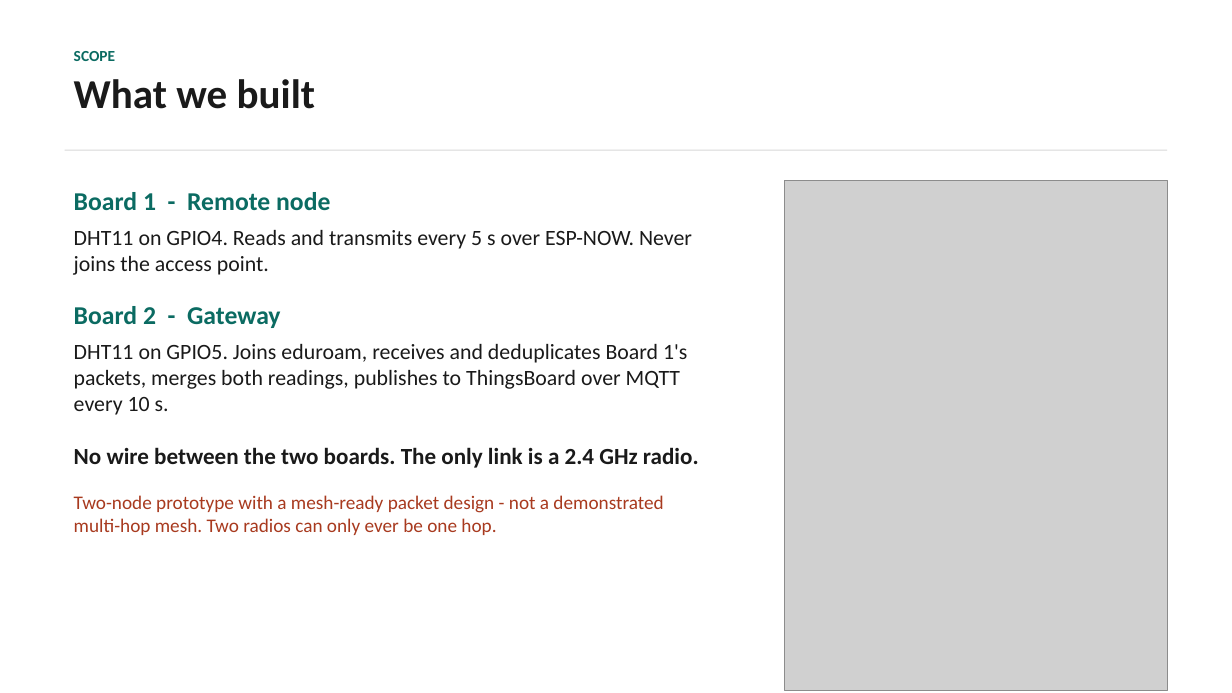
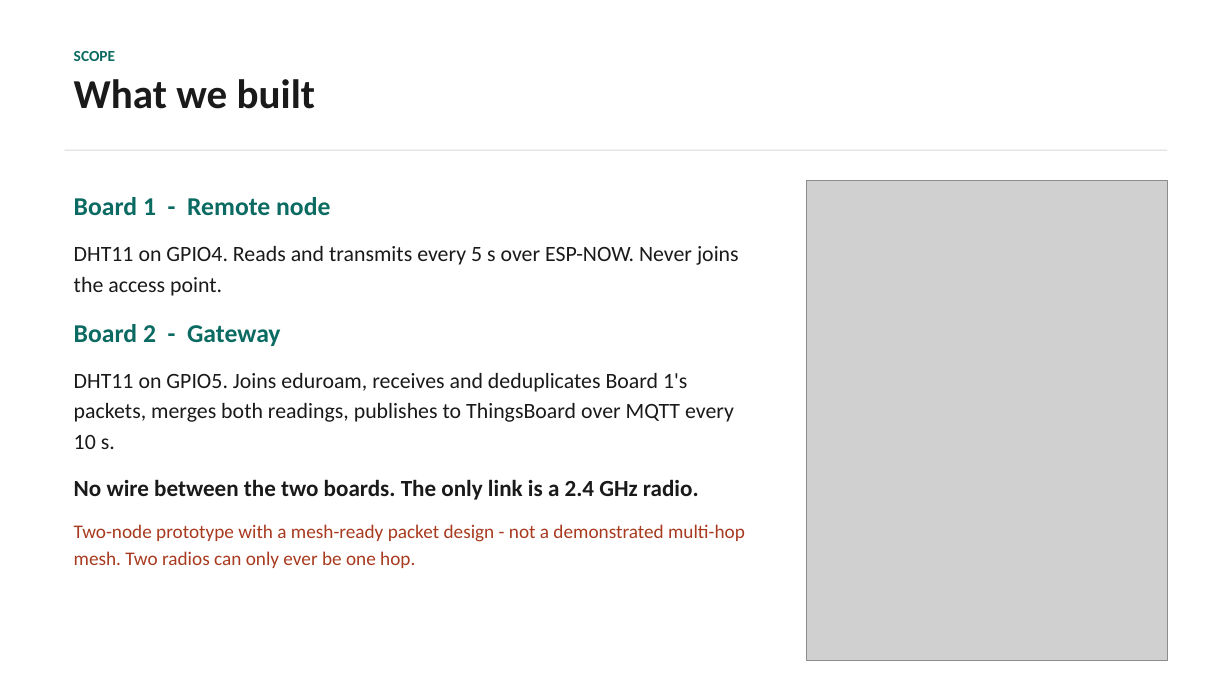
Before and after one commit to bhanuGupta1/esp32-espnow-thingsboard-gateway, a slide deck: slide 3 of PRESENTATION.pptx. Drawn at 1232x693 pixels with LibreOffice and Linux fonts; fonts in the diff are those of the drawing; grey boxes stand for pictures. Boxes give left, top, right and bottom in pixels: in the first picture for what was removed or moved away, otherwise in the second. Text is boxed around its words. In the diff, an @@ line names an element or a change of style, - is before the commit and + after.

```diff
--- a/PRESENTATION.pptx
+++ b/PRESENTATION.pptx
@@ text "Board 1 - Remote node" at <box>74,197,745,568</box>: line spacing 1 to 1.18; more space between paragraphs; less space between paragraphs @@
@@ picture: place and size @@
-picture at <box>785,180,1167,690</box>
+picture at <box>807,180,1167,661</box>
```
Also in this commit, not shown: 17 other slides changed, 1 other file.
